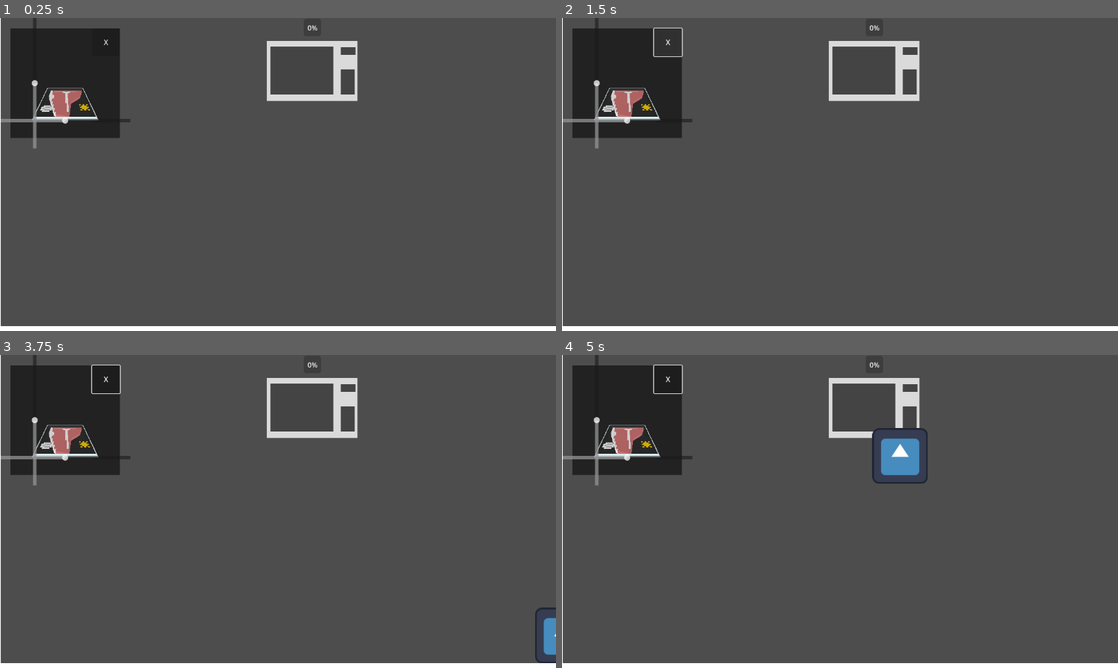
Above: before the commit, frames 1-4 (two rows, left to right).
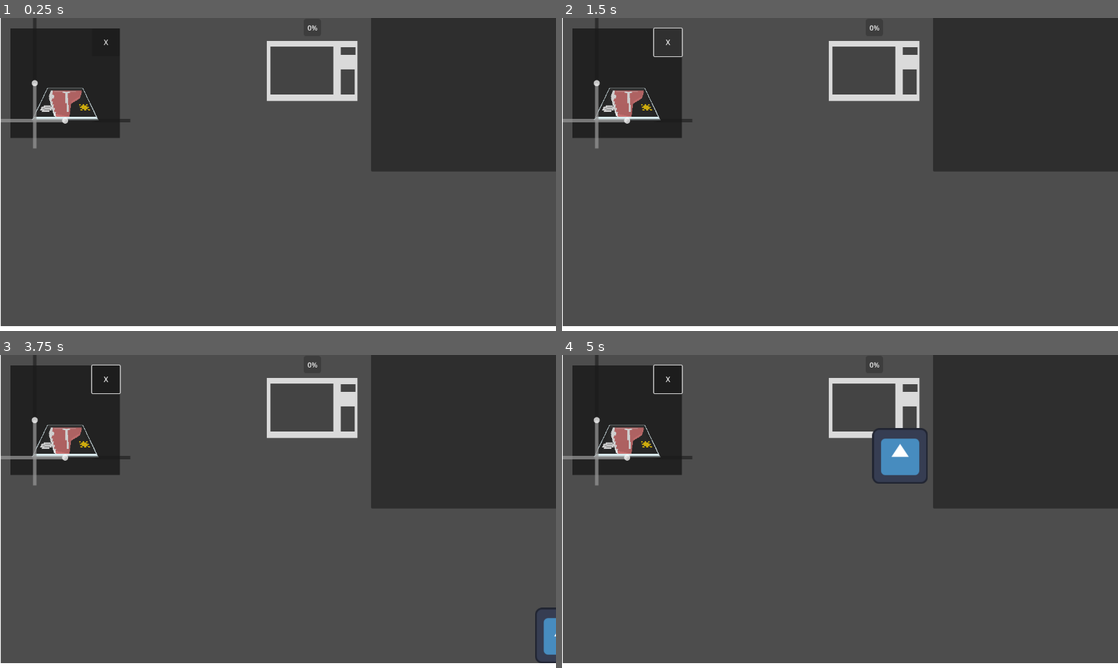
Above: after the commit, the same moments.

Repository: SpntKbrg/microwave-game
Game: Godot game, scene res://scenes/game_scene.tscn
Two runs of this game, one before a commit and one after it. Both use one fixed random seed, a clock stepped at 60 frames per second and the inputs below. The engine's default icon, where the game draws it, is replaced by a stand-in: a white triangle on a blue panel in a dark square.
Inputs (mouse positions are in pixels of both pictures, inside the frame that each line leads up to):
- Up to frame 1 (0.25 s): no input
- Up to frame 2 (1.5 s): tap Enter at 0.5 s; move the mouse to (962, 158) at 0.52 s; click (962, 158) at 0.67 s; click "X" at 1.25 s
- Up to frame 3 (3.75 s): drag from (166, 527) to (311, 408) at 2.02 s; move the mouse to (333, 442) at 2.77 s; click (333, 442) at 2.92 s; drag from (250, 574) to (111, 464) at 3.52 s
- Up to frame 4 (5 s): drag from (1056, 636) to (873, 408) at 4.27 s

The runs differ from the first frame. In frame 1, 16% of the frame differs, in the area x 66-100%, y 0-49%; in frame 2, 16%; in frame 3, 16%; in frame 4, 16%.

Commit message:
add: game scene and try create microwave

Diff:
--- a/scripts/game/basic_microwave.gd
+++ b/scripts/game/basic_microwave.gd
@@ -4,7 +4,6 @@
 
 func _ready() -> void:
 	super._ready()
-	setup()
 
 func setup()->void:
 	print("basic microwave seting up..")
